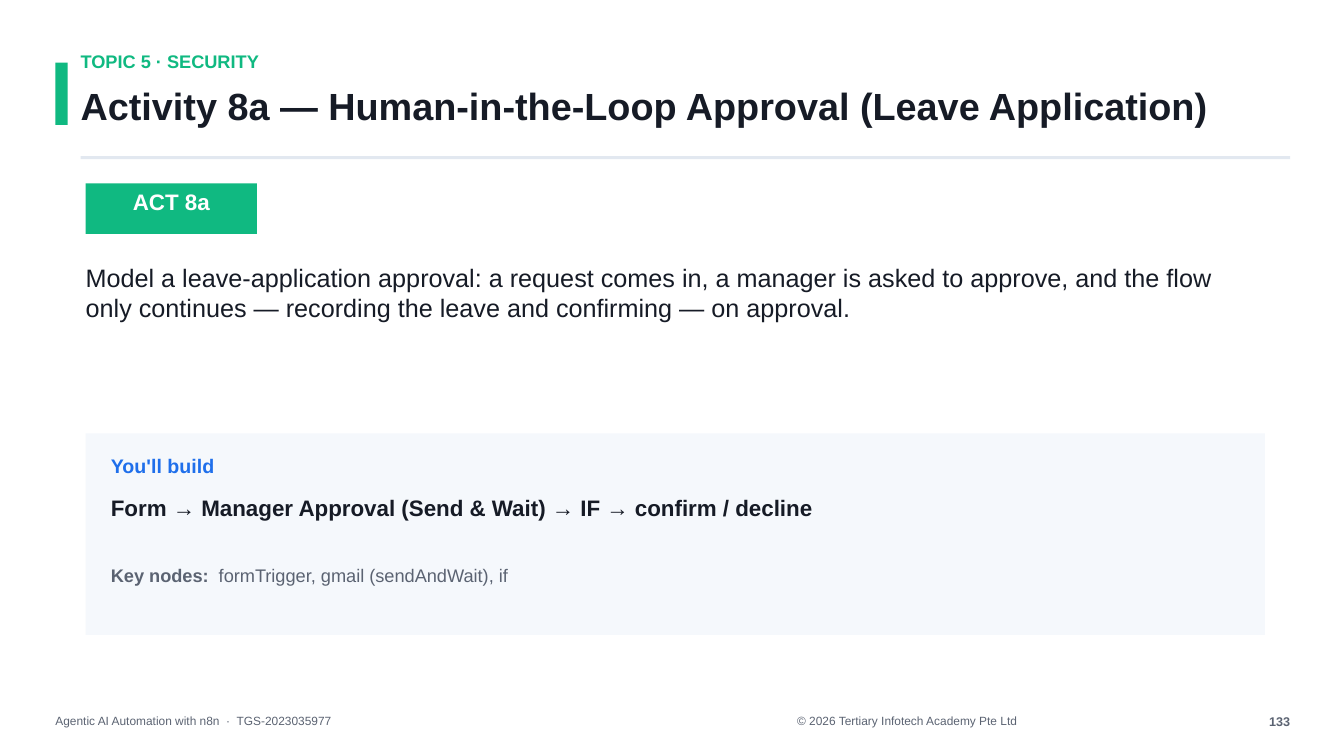
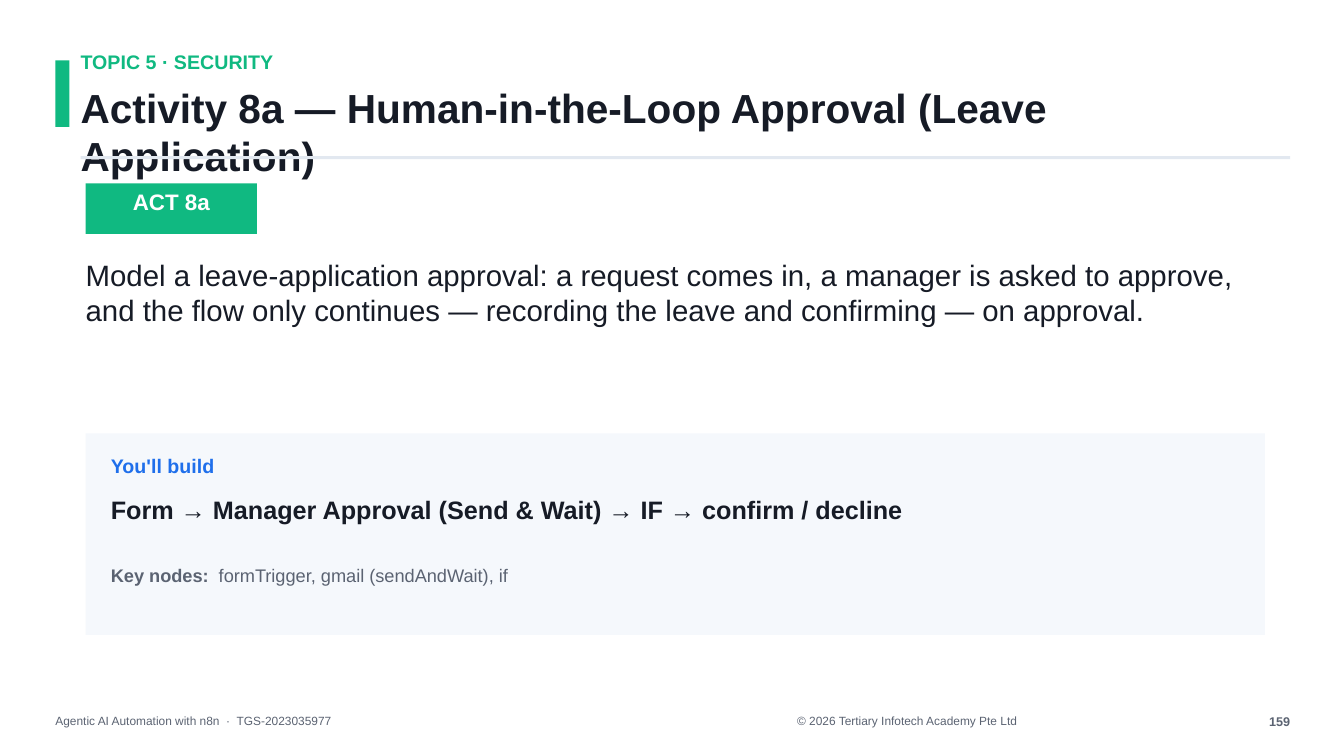
Before and after one commit to tertiarycourses/TGS-2023035977-Agentic-AI-Automation-with-n8n, a slide deck: slide 160 of courseware/n8n-slides.pptx (slide 134 before the commit). Drawn at 1344x756 pixels with LibreOffice and Linux fonts; fonts in the diff are those of the drawing. Boxes give left, top, right and bottom in pixels: in the first picture for what was removed or moved away, otherwise in the second. Text is boxed around its words. In the diff, an @@ line names an element or a change of style, - is before the commit and + after.

```diff
--- a/courseware/n8n-slides.pptx
+++ b/courseware/n8n-slides.pptx
@@ text "TOPIC 5 · SECURITY" at box(81, 55, 273, 70): size 13 to 14 pt @@
@@ text "Activity 8a — Human-in-the-Loop Approval ..." at box(81, 93, 1047, 179): size 27 to 29 pt @@
@@ text "Model a leave-application approval: a ..." at box(86, 264, 1232, 327): size 18 to 21 pt @@
@@ text "Form → Manager Approval (Send ..." at box(111, 500, 902, 524): size 16 to 18 pt @@
@@ text at box(1269, 717, 1290, 726): text changed @@
-133
+159
```
Also in this commit, not shown: 147 other slides changed, 26 slides added, 15 other files.
